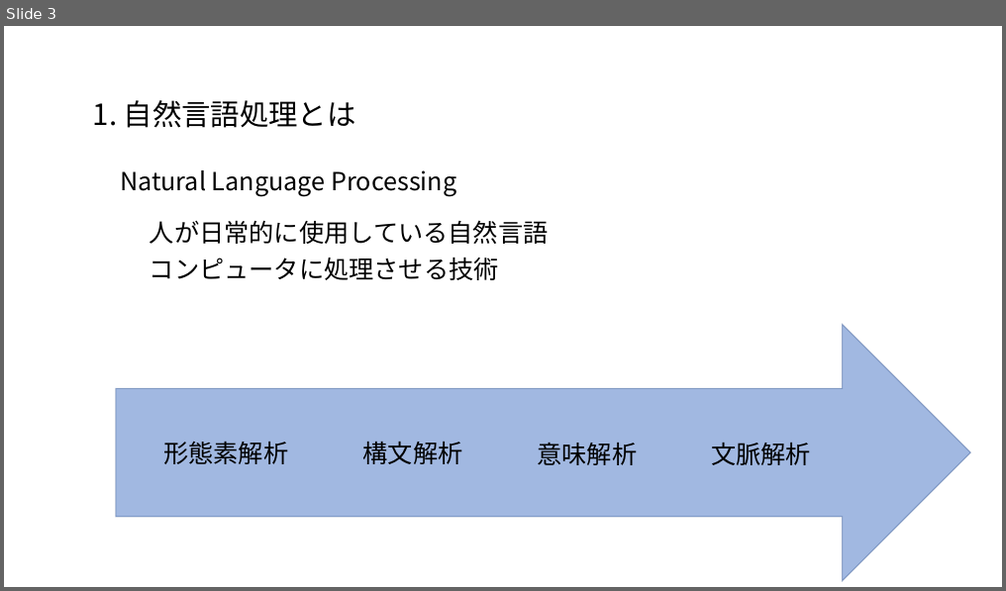
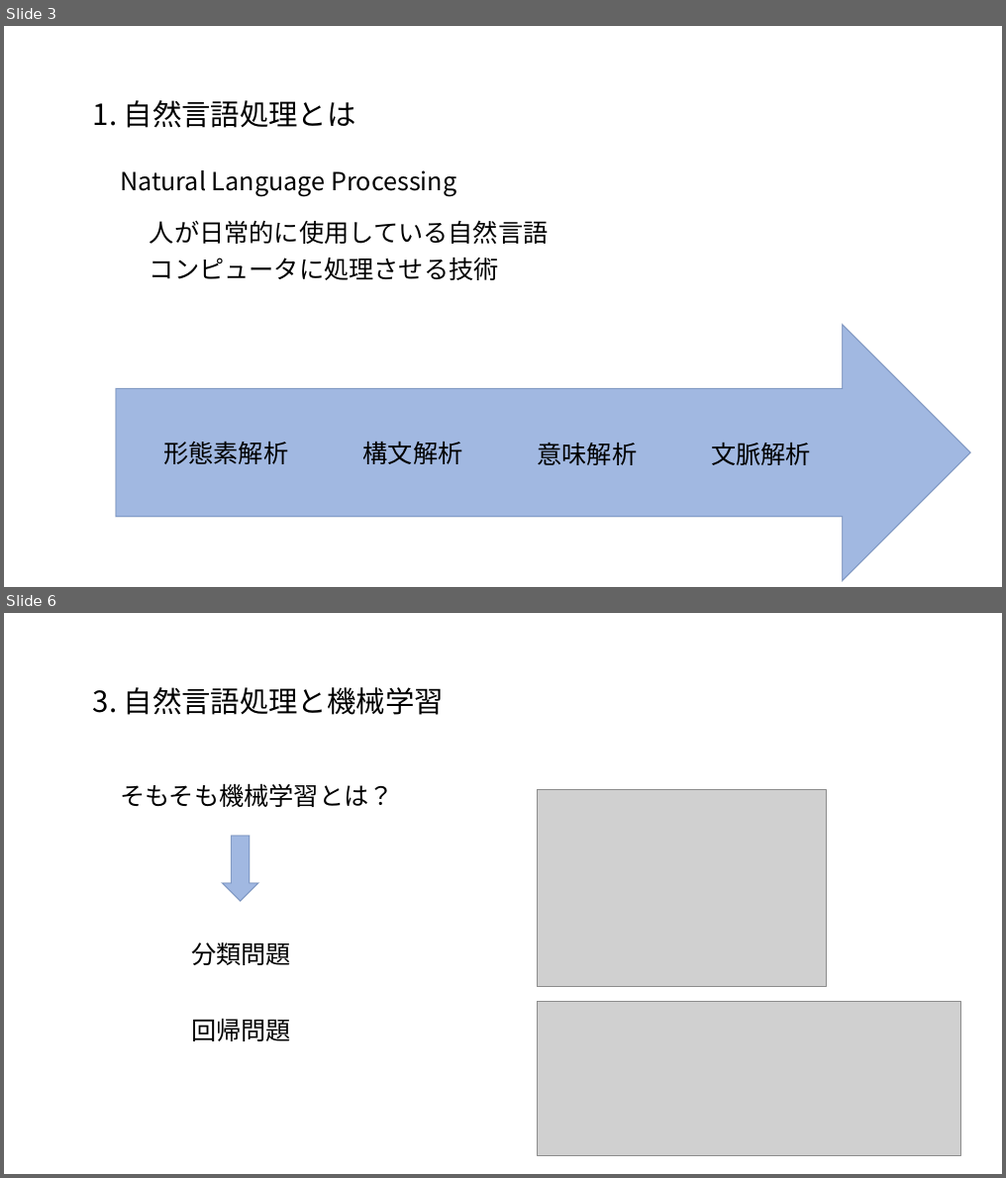
Before and after one commit to satetsu007/NLP_test, a slide deck: doc/NLP.pptx. Shown one above the other, each under a label of ours: slide 3 before the commit, slides 3 and 6 after it; the slides between them are not shown. The pictures are 1006x591 and 1006x1178 pixels, drawn with LibreOffice and Linux fonts; fonts in the diff are those of the drawing; grey boxes stand for pictures. Boxes give left, top, right and bottom in pixels: in the first picture for what was removed or moved away, otherwise in the second. Text is boxed around its words. In the diff, an @@ line names an element or a change of style, - is before the commit and + after.

```diff
--- a/doc/NLP.pptx
+++ b/doc/NLP.pptx
@@ slide 6 added at [4,613,1002,1174], background #FFFFFF @@
@@ text added at [93,687,444,715], 28 pt, text #000000 @@
+3. 自然言語処理と機械学習
@@ text added at [120,783,394,807], 24 pt, text #000000 @@
+そもそも機械学習とは？
@@ picture added at [537,789,826,987] @@
@@ right arrow added at [222,836,258,902], fill #4472C4 at 50% opacity, outline #325491 1 pt @@
@@ text added at [191,943,291,965], 24 pt, text #000000 @@
+分類問題
@@ text added at [191,1019,291,1042], 24 pt, text #000000 @@
+回帰問題
@@ picture added at [537,1001,961,1156] @@
```
Also in this commit, not shown: 2 slides changed, 8 other slides added, 1 other file.
